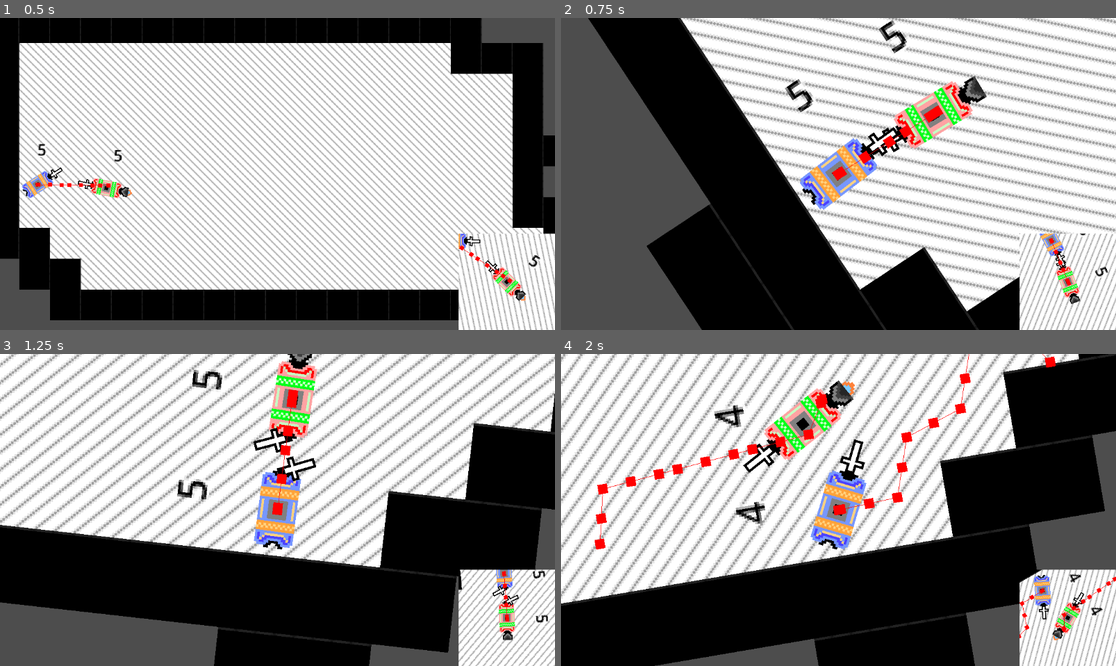
Above: before the commit, frames 1-4 (two rows, left to right).
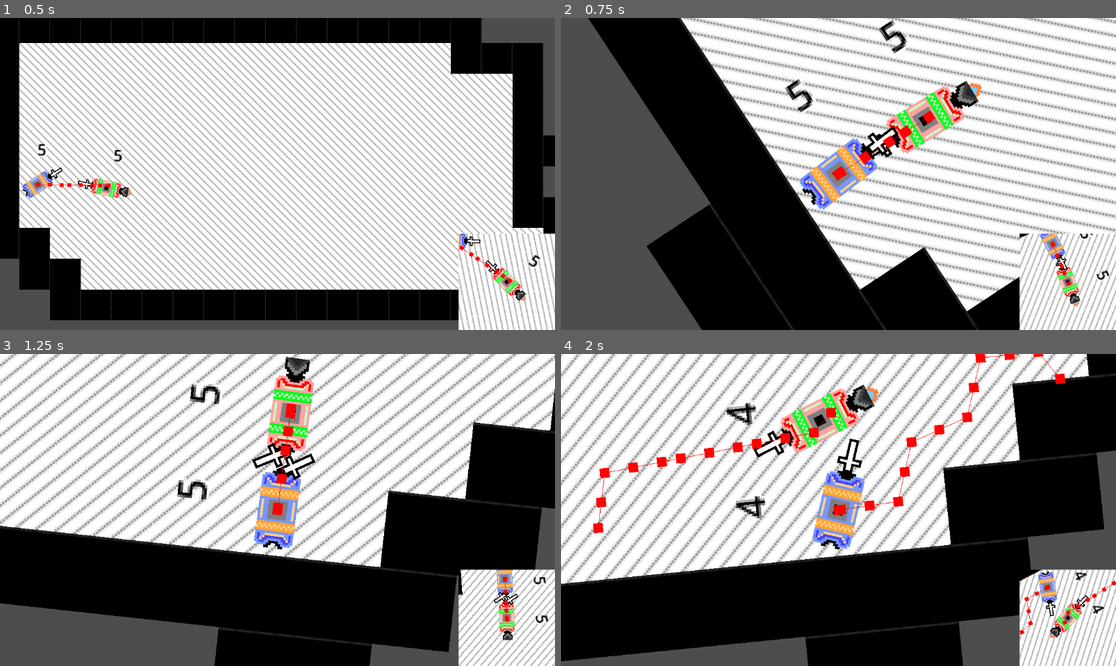
Above: after the commit, the same moments.

Repository: CWmain/botManager
Game: Godot game, scene res://Scene/base.tscn
Two runs of this game, one before a commit and one after it. Both use one fixed random seed, a clock stepped at 60 frames per second and the inputs below.
Inputs (mouse positions are in pixels of both pictures, inside the frame that each line leads up to):
- Up to frame 1 (0.5 s): no input
- Up to frame 2 (0.75 s): move the mouse to (960, 158) at 0.52 s; tap C (BotCam) at 0.6 s
- Up to frame 3 (1.25 s): no input
- Up to frame 4 (2 s): move the mouse to (727, 525) at 1.27 s; hold Down (ui_down) from 1.28 s (still down); click (727, 525) at 1.35 s

Frame 1 is identical in both runs. In frame 2, 5.1% of the frame differs, in the area x 50-100%, y 18-100%; in frame 3, 11%; in frame 4, 38%, in the area x 0-100%, y 0-100%.

Commit message:
Trying to fix bug

Diff:
--- a/Objects/Bots/base_bot.tscn
+++ b/Objects/Bots/base_bot.tscn
@@ -18,6 +18,7 @@
 height = 36.0
 
 [sub_resource type="RectangleShape2D" id="RectangleShape2D_6qp8m"]
+size = Vector2(20, 13)
 
 [node name="Base_Bot" type="CharacterBody2D"]
 collision_layer = 3
@@ -74,7 +75,7 @@
 monitorable = false
 
 [node name="CollisionShape2D" type="CollisionShape2D" parent="AttackRange"]
-position = Vector2(0, -24)
+position = Vector2(0, -20.5)
 shape = SubResource("RectangleShape2D_6qp8m")
 
 [node name="Timers" type="Node" parent="."]
